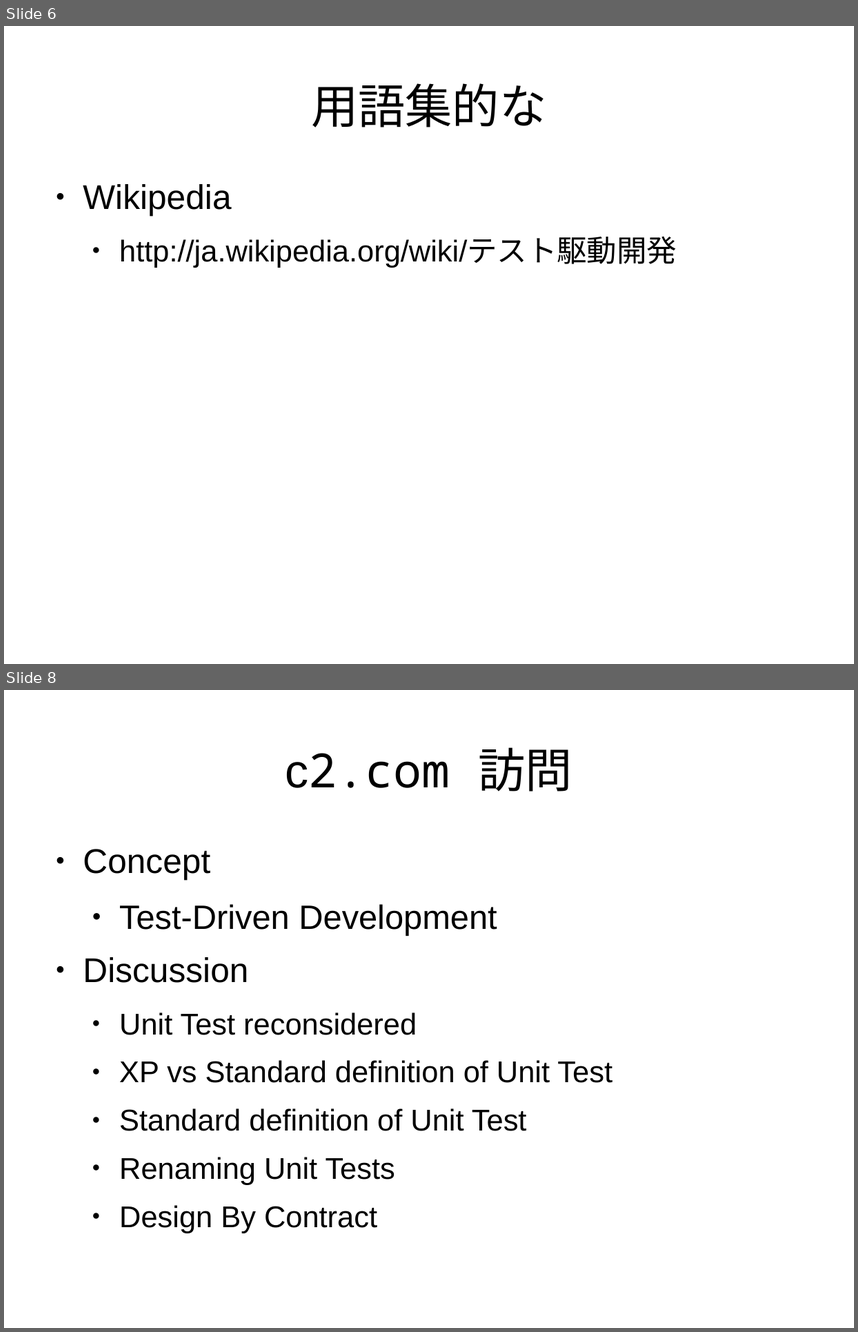
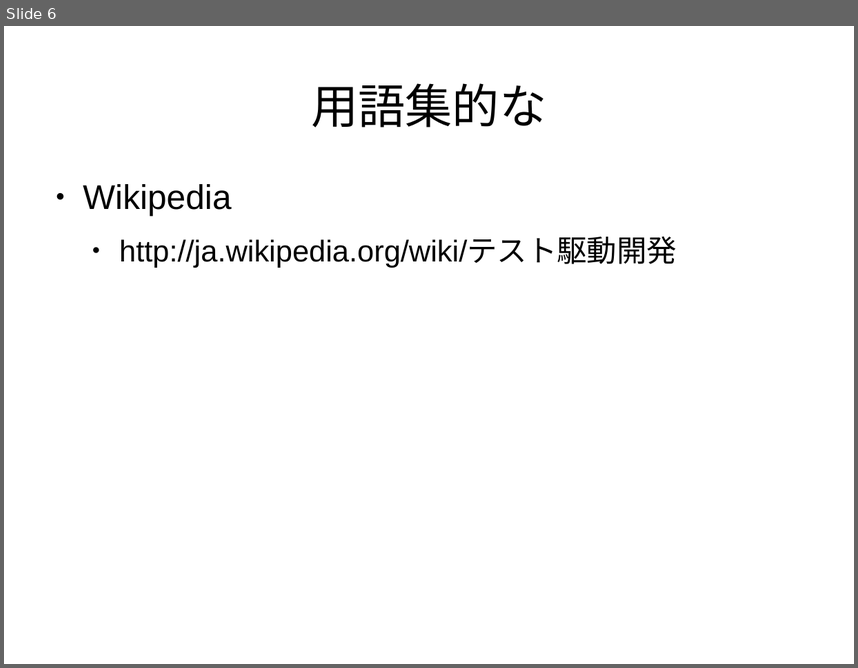
Before and after one commit to yujiorama/event, a slide deck: tddconf/tdd_revice.odp. Shown one above the other, each under a label of ours: slides 6 and 8 before the commit, slide 6 after it; the slides between them are not shown. The pictures are 858x1332 and 858x668 pixels, drawn with LibreOffice and Linux fonts; fonts in the diff are those of the drawing. Boxes give left, top, right and bottom in pixels: in the first picture for what was removed or moved away, otherwise in the second. Text is boxed around its words. In the diff, an @@ line names an element or a change of style, - is before the commit and + after.

```diff
--- a/tddconf/tdd_revice.odp
+++ b/tddconf/tdd_revice.odp
@@ slide 8 removed at <box>4,690,854,1328</box>, background #FFFFFF @@
@@ title removed at <box>285,747,573,791</box> @@
-c2.com 訪問
@@ text removed at <box>83,849,613,1233</box> @@
-● Concept
-  ● Test-Driven Development
-● Discussion
-  ● Unit Test reconsidered
-  ● XP vs Standard definition of Unit Test
-  ● Standard definition of Unit Test
-  ● Renaming Unit Tests
-  ● Design By Contract
```
Also in this commit, not shown: 3 slides changed, 20 slides added, 2 other slides removed.
